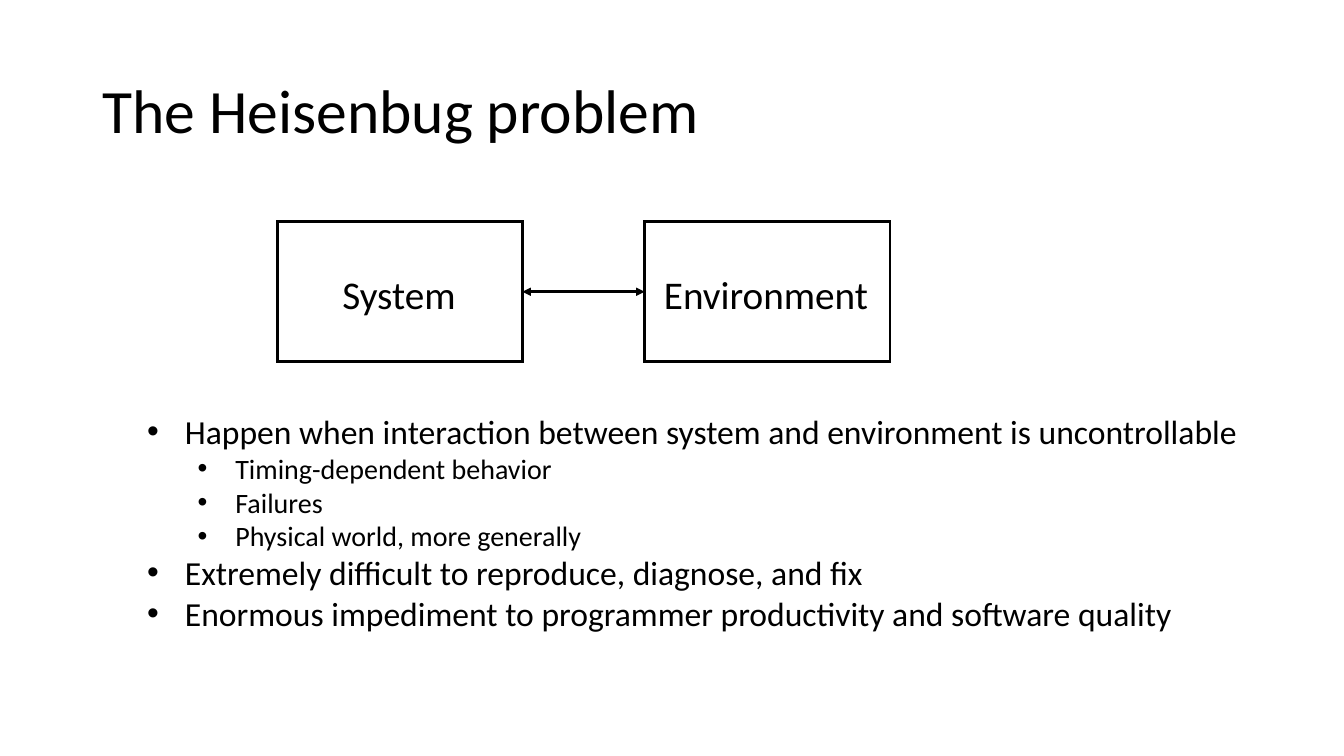
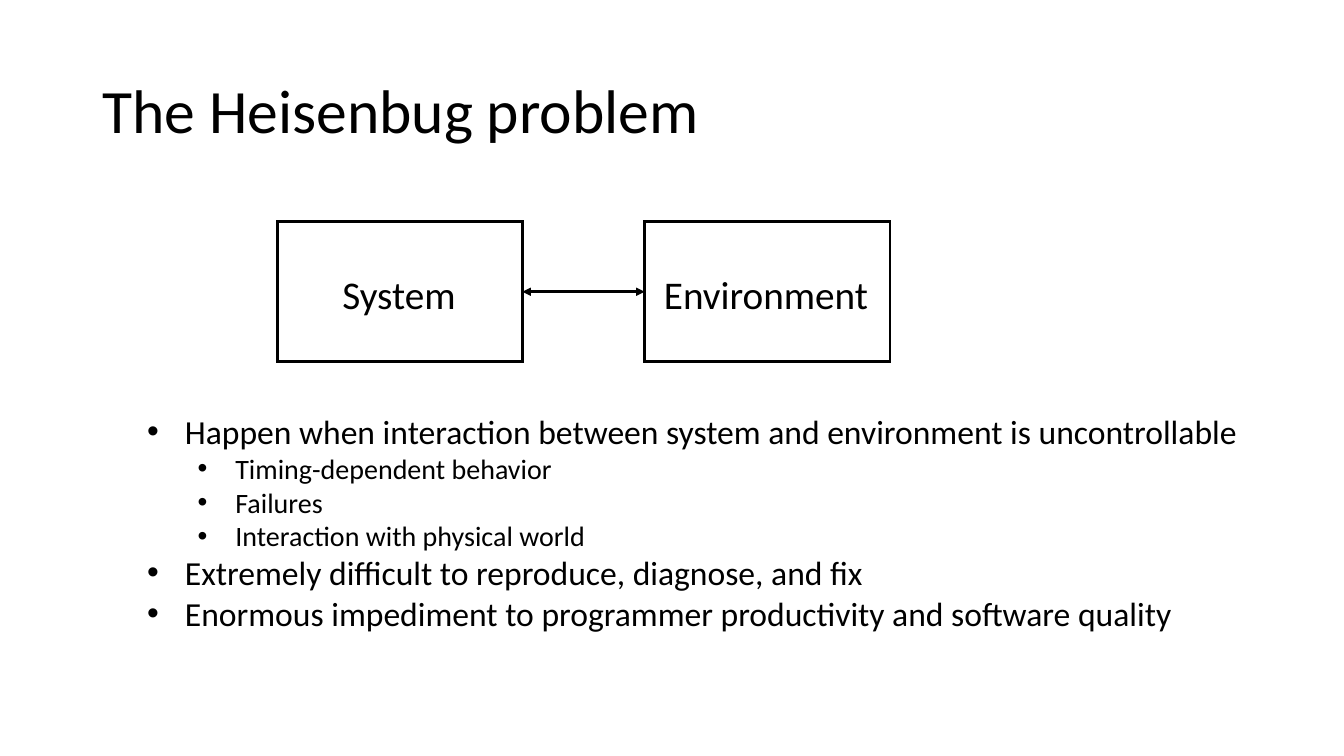
Before and after one commit to p-org/P, a slide deck: slide 2 of Tutorial/P-tutorial.pptx. Drawn at 1344x756 pixels with LibreOffice and Linux fonts; fonts in the diff are those of the drawing. Boxes give left, top, right and bottom in pixels: in the first picture for what was removed or moved away, otherwise in the second. Text is boxed around its words. In the diff, an @@ line names an element or a change of style, - is before the commit and + after.

```diff
--- a/Tutorial/P-tutorial.pptx
+++ b/Tutorial/P-tutorial.pptx
@@ text at box(235, 526, 585, 551): text changed @@
-  • Physical world, more generally
+  • Interaction with physical world
```
Also in this commit, not shown: 3 other slides changed, 6 slides added, 4 slides removed, 1 other file.
